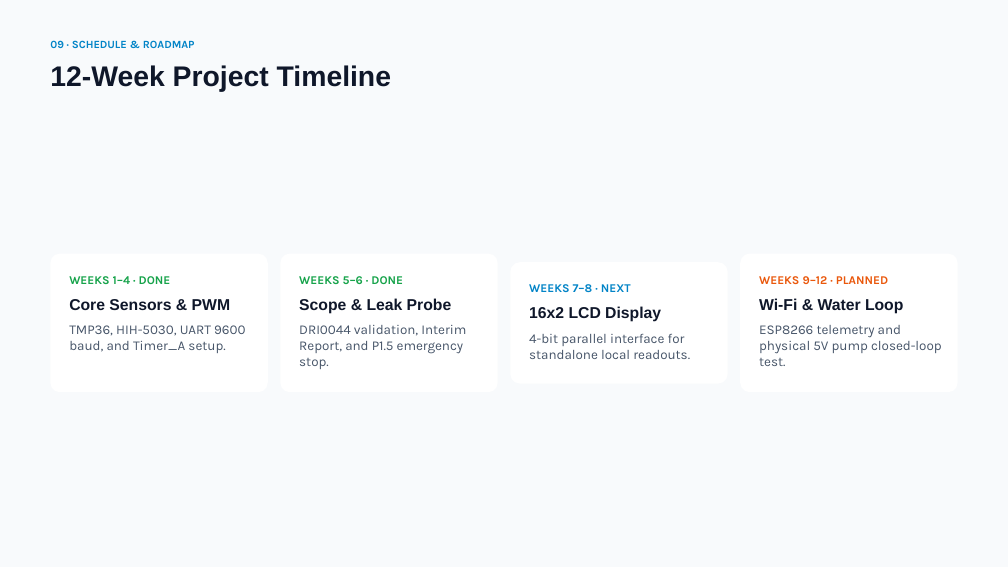
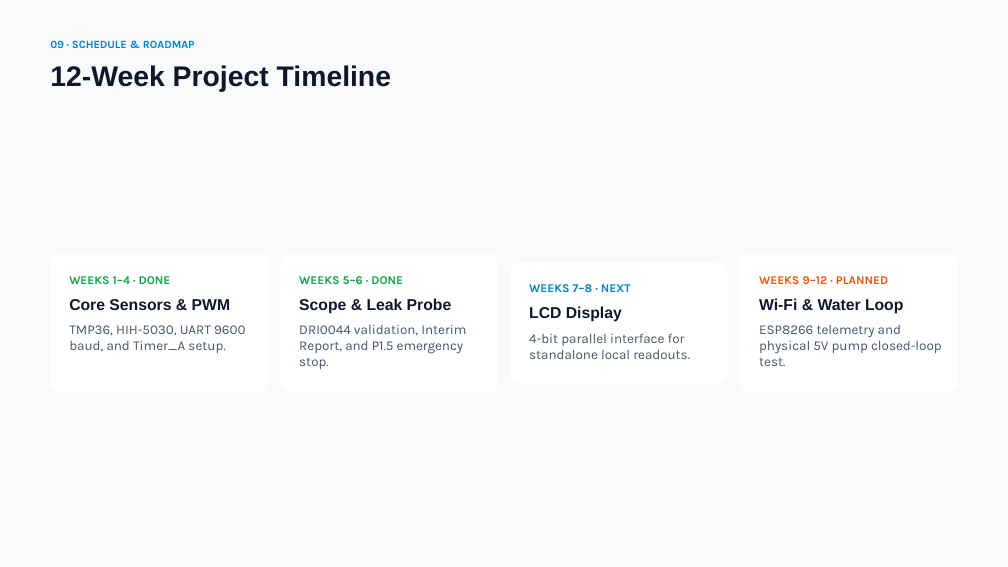
Before and after one commit to daviz04/L7_Project, a slide deck: slide 10 of Automated Liquid Cooling & Leak Detection Presentation.pptx. Drawn at 1008x567 pixels with LibreOffice and Linux fonts; fonts in the diff are those of the drawing. Boxes give left, top, right and bottom in pixels: in the first picture for what was removed or moved away, otherwise in the second. Text is boxed around its words. In the diff, an @@ line names an element or a change of style, - is before the commit and + after.

```diff
--- a/Automated Liquid Cooling & Leak Detection Presentation.pptx
+++ b/Automated Liquid Cooling & Leak Detection Presentation.pptx
@@ text at [529, 306, 622, 322]: text changed @@
-16x2 LCD Display
+LCD Display
```
Also in this commit, not shown: 9 other slides changed.
